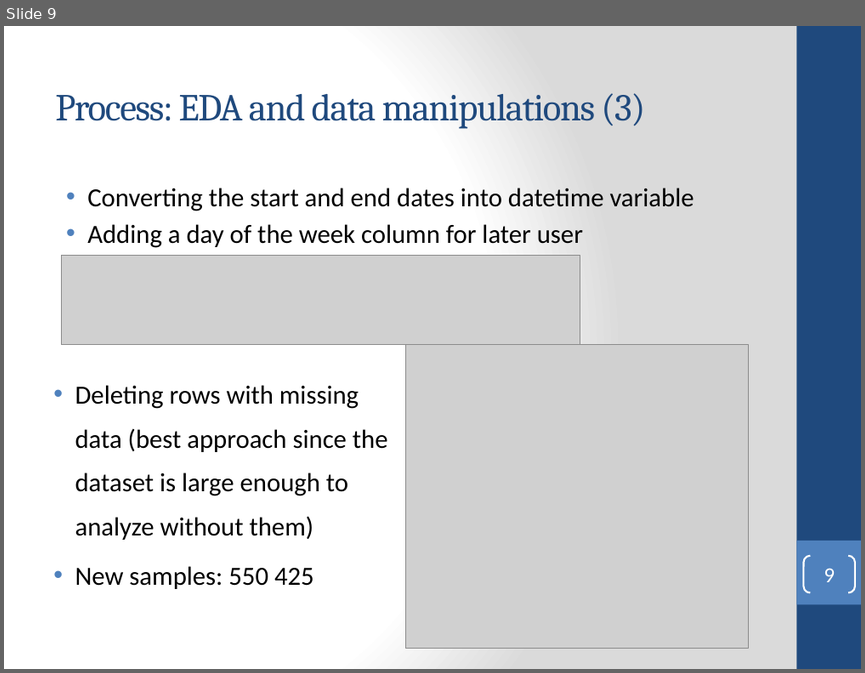
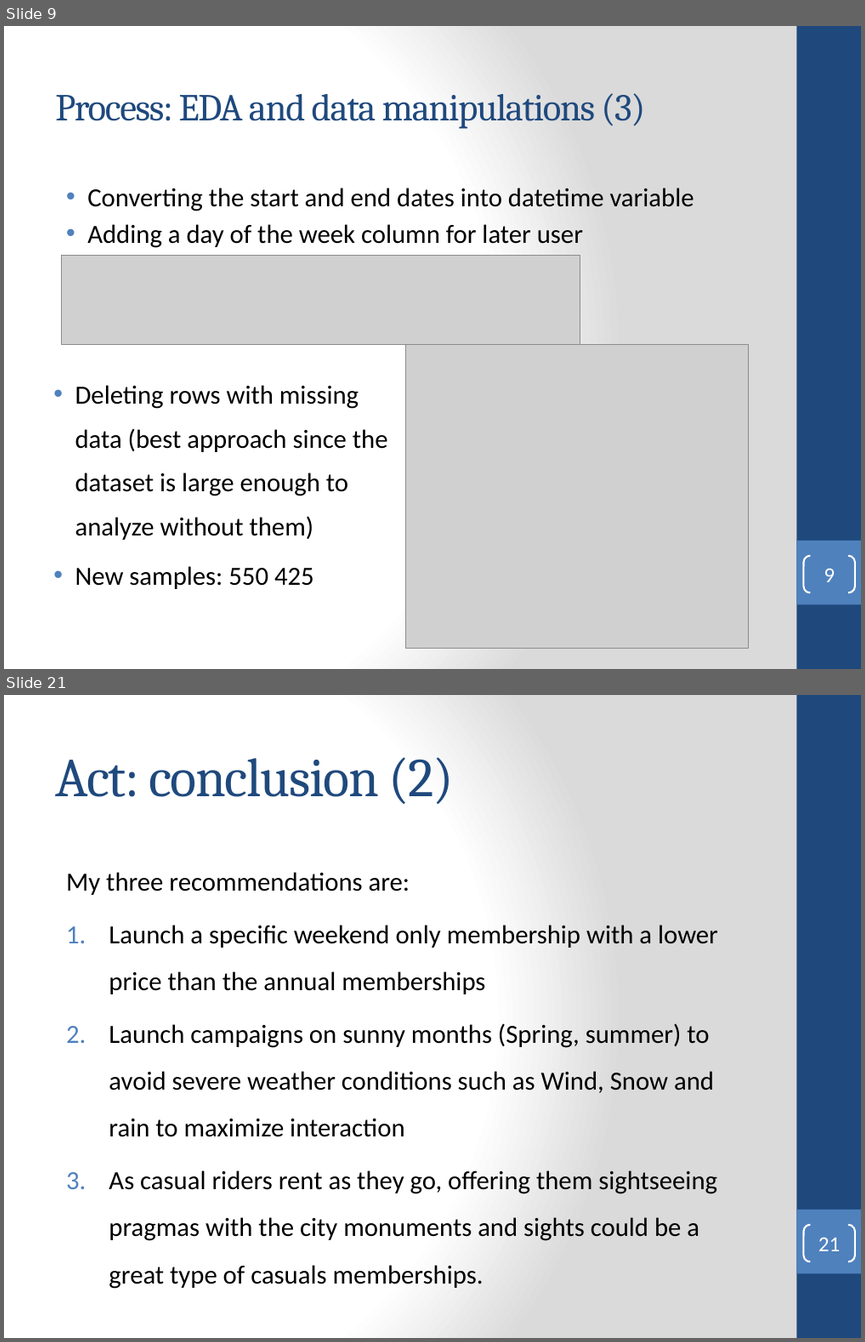
Before and after one commit to dicetvincet/Google-data-analytics-certificate, a slide deck: Google analytics Capstone.pptx. Shown one above the other, each under a label of ours: slide 9 before the commit, slides 9 and 21 after it; the slides between them are not shown. The pictures are 865x673 and 865x1342 pixels, drawn with LibreOffice and Linux fonts; fonts in the diff are those of the drawing; grey boxes stand for pictures. Boxes give left, top, right and bottom in pixels: in the first picture for what was removed or moved away, otherwise in the second. Text is boxed around its words. In the diff, an @@ line names an element or a change of style, - is before the commit and + after.

```diff
--- a/Google analytics Capstone.pptx
+++ b/Google analytics Capstone.pptx
@@ slide 21 added at bbox=[4, 695, 861, 1338], background gradient #FFFFFF to #DADADA; not listed: 2 template elements that a slide beside it also shows @@
@@ title added at bbox=[55, 757, 454, 804], 46 pt, text #1F497D @@
+Act: conclusion (2)
@@ text added at bbox=[66, 872, 718, 1288], 22 pt, text #000000 @@
+My three recommendations are:
+1. Launch a specific weekend only membership with a lower price than the annual memberships
+2. Launch campaigns on sunny months (Spring, summer) to avoid severe weather conditions such as Wind, Snow and rain to maximize interaction
+3. As casual riders rent as they go, offering them sightseeing pragmas with the city monuments and sights could be a great type of casuals memberships.
@@ page number added at bbox=[803, 1225, 855, 1261], outline #FFFFFF 1.5 pt, 18 pt, text #FFFFFF @@
+21
```
Also in this commit, not shown: 5 slides changed, 6 other slides added, 1 other file.
